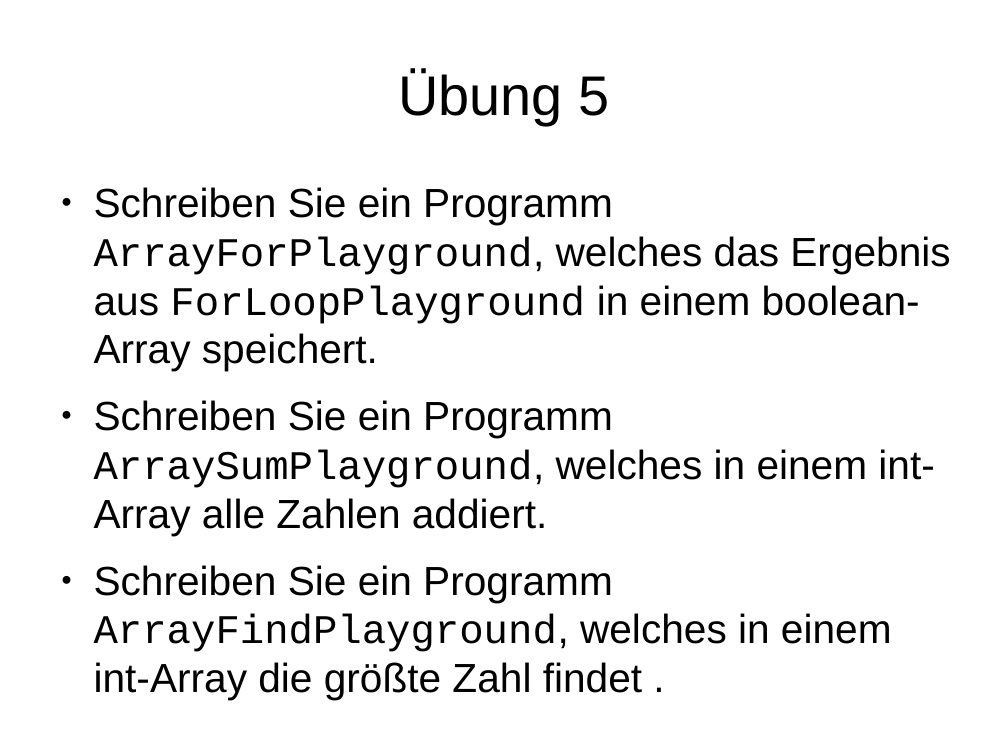
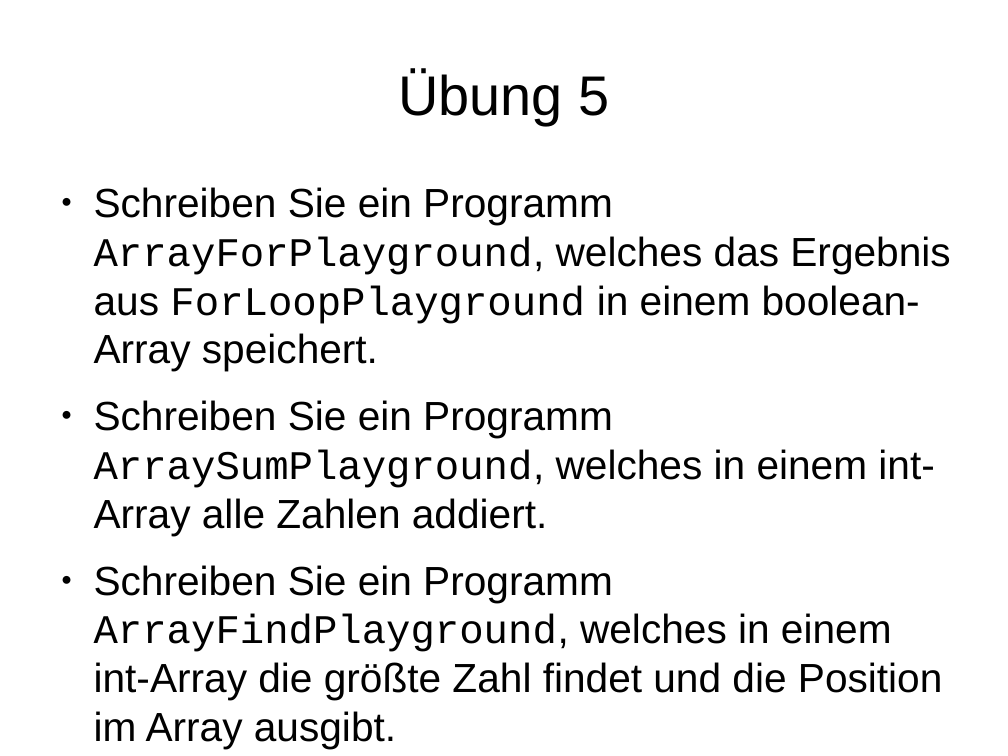
Before and after one commit to mn-io/hello-java, a slide deck: slide 66 of Folien.odp. Drawn at 1008x756 pixels with LibreOffice and Linux fonts; fonts in the diff are those of the drawing. Boxes give left, top, right and bottom in pixels: in the first picture for what was removed or moved away, otherwise in the second. Text is boxed around its words. In the diff, an @@ line names an element or a change of style, - is before the commit and + after.

Commit message:
ReferencePlayground Example

```diff
--- a/Folien.odp
+++ b/Folien.odp
@@ text at (94, 565, 943, 749): text changed @@
-● Schreiben Sie ein Programm ArrayFindPlayground, welches in einem int-Array die größte Zahl findet .
+● Schreiben Sie ein Programm ArrayFindPlayground, welches in einem int-Array die größte Zahl findet und die Position im Array ausgibt.
```
Also in this commit, not shown: 1 other slide changed, 2 other files.
